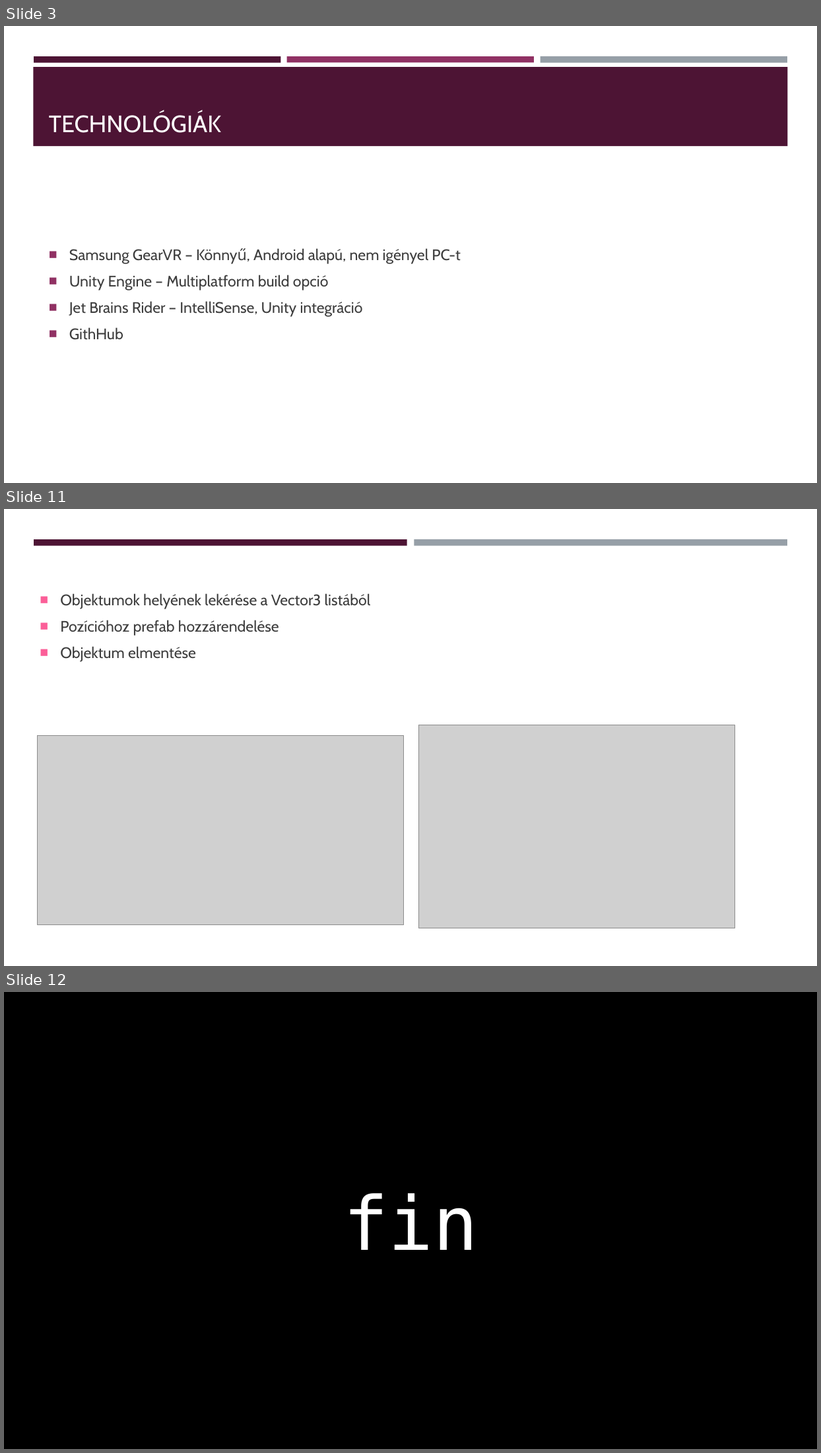
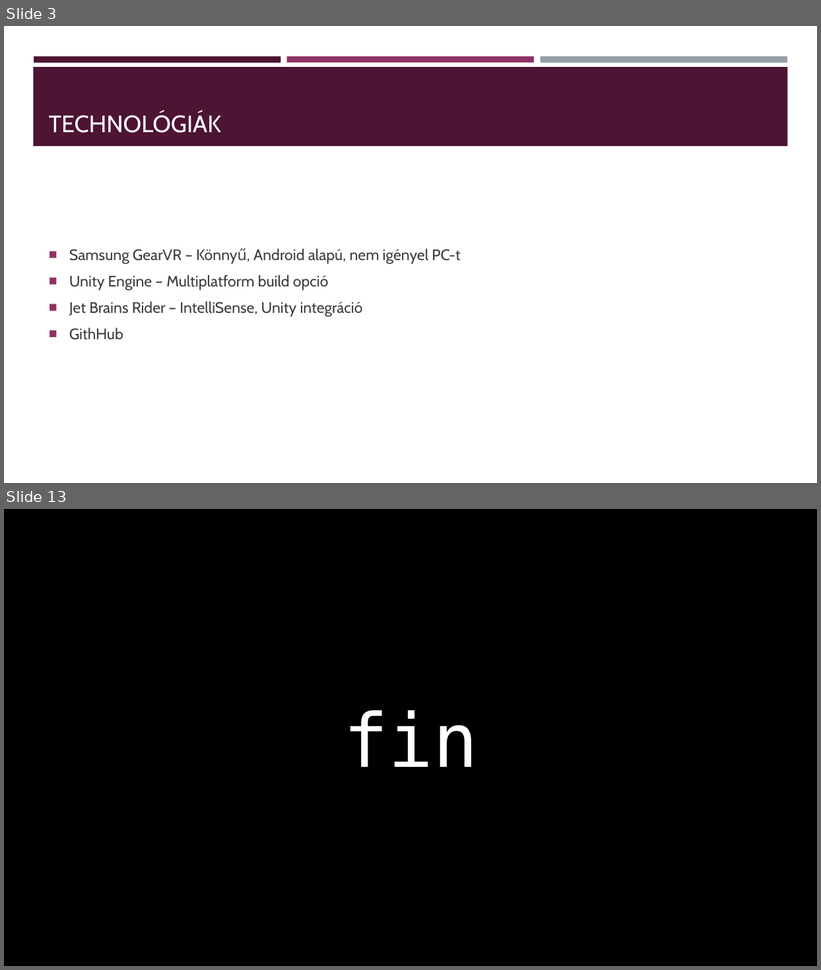
Before and after one commit to KihiraLove/Szakdoga, a slide deck: Documents/VR játék fejlesztés Rehabilitációs célra.pptx. Shown one above the other, each under a label of ours: slides 3, 11 and 12 before the commit, slides 3 and 13 after it; the slides between them are not shown. The pictures are 821x1453 and 821x970 pixels, drawn with LibreOffice and Linux fonts; fonts in the diff are those of the drawing; grey boxes stand for pictures. Boxes give left, top, right and bottom in pixels: in the first picture for what was removed or moved away, otherwise in the second. Text is boxed around its words. In the diff, an @@ line names an element or a change of style, - is before the commit and + after.

```diff
--- a/Documents/VR játék fejlesztés Rehabilitációs célra.pptx
+++ b/Documents/VR játék fejlesztés Rehabilitációs célra.pptx
@@ slide 11 removed at <box>4,509,817,966</box>, background #FFFFFF @@
@@ rectangle removed at <box>4,509,817,966</box> @@
@@ rectangle removed at <box>34,539,407,545</box> @@
@@ rectangle removed at <box>414,539,787,546</box> @@
@@ text removed at <box>60,593,371,662</box> @@
-■ Objektumok helyének lekérése a Vector3 listából
-■ Pozícióhoz prefab hozzárendelése
-■ Objektum elmentése
@@ picture removed at <box>418,725,735,929</box> @@
@@ picture removed at <box>38,736,403,925</box> @@
@@ what was slide 12 is now slide 13 @@
```
Also in this commit, not shown: 6 slides changed, 5 slides added, 3 other slides removed, 2 other files.
